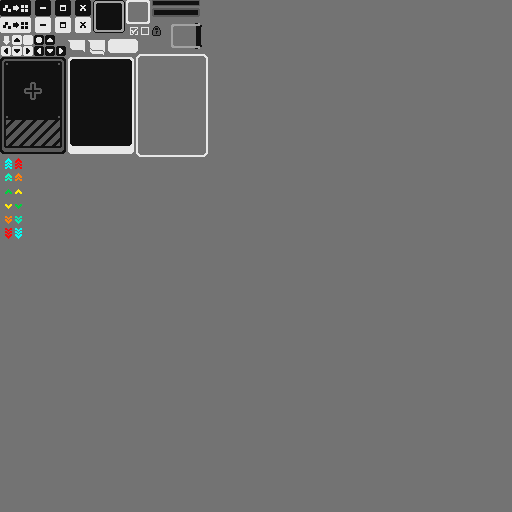
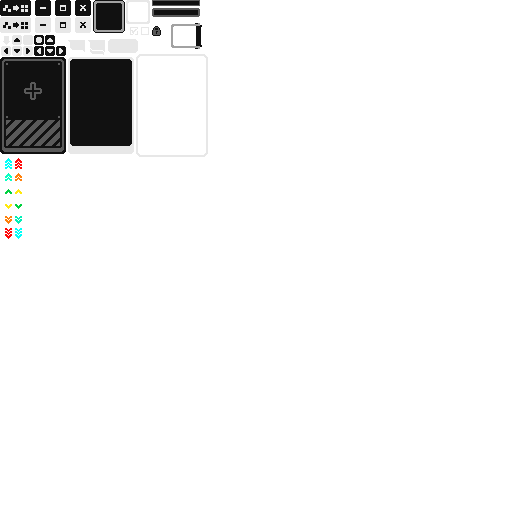
Before/after of a 512 x 512 layered artwork. What changed in the layer stack:
hid "图层 2" over bbox(0, 0, 512, 512)
